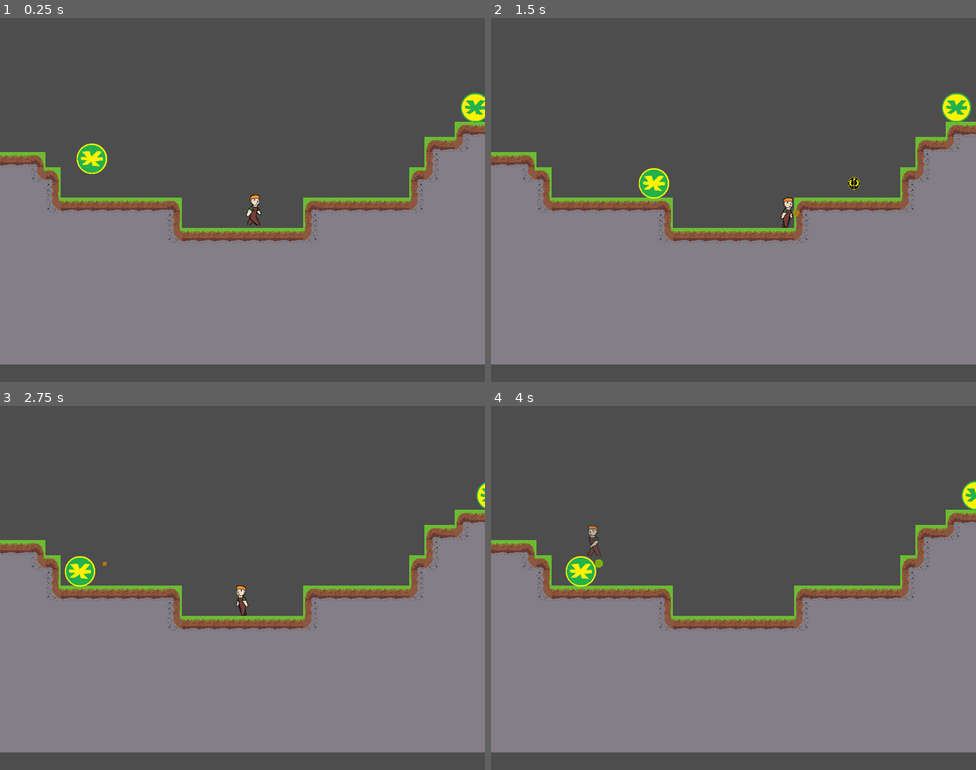
Above: before the commit, frames 1-4 (two rows, left to right).
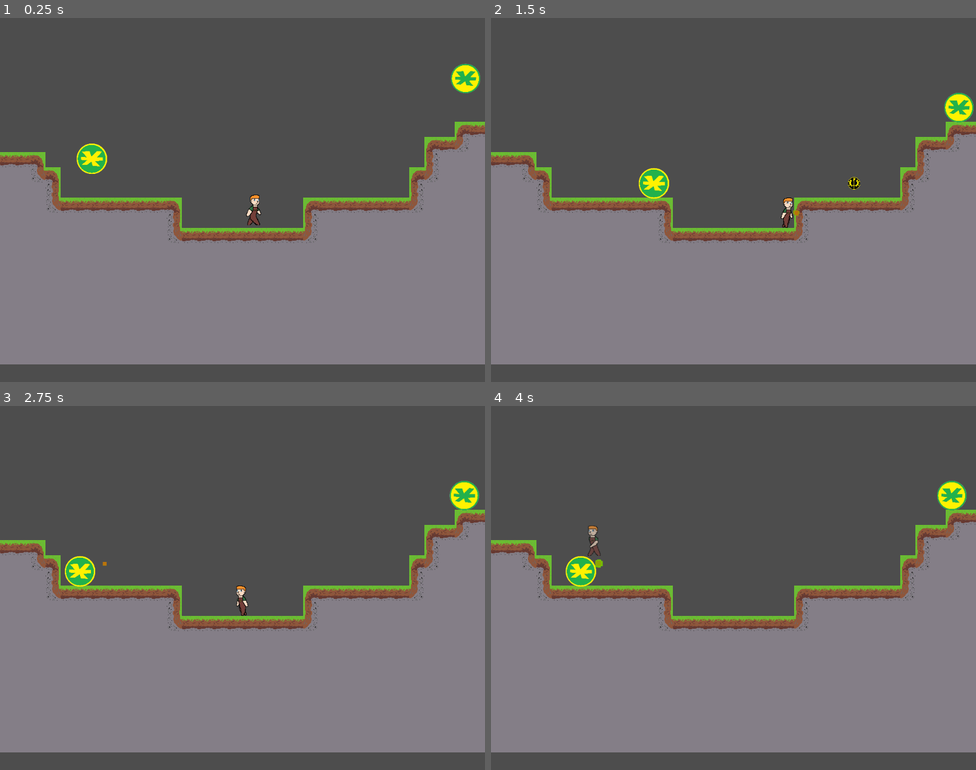
Above: after the commit, the same moments.

Repository: zac112/HeroFarmer
Game: Godot game, scene res://Assets/Platform/level_test.tscn
Two runs of this game, one before a commit and one after it. Both use one fixed random seed, a clock stepped at 60 frames per second and the inputs below. This scene is started directly instead of the project's main scene. The engine's default icon, where the game draws it, is replaced by a stand-in: a white triangle on a blue panel in a dark square.
Inputs:
- Up to frame 1 (0.25 s): no input
- Up to frame 2 (1.5 s): tap Enter at 0.5 s; hold Space (Farm_action) 0.53-1.28 s; hold D (Farm_right) from 0.53 s (still down); tap W (Farm_up) at 0.77 s; tap Space (Farm_action) at 1.35 s
- Up to frame 3 (2.75 s): tap W (Farm_up) at 1.52 s; release D (Farm_right) at 2.03 s; hold A (Farm_left) from 2.03 s (still down); hold Space (Farm_action) from 2.03 s (still down)
- Up to frame 4 (4 s): keep holding A (Farm_left); release Space (Farm_action) at 2.78 s; tap Space (Farm_action) at 2.85 s; tap W (Farm_up) at 3.02, 3.77 s; hold Space (Farm_action) from 3.53 s (still down)

The runs differ from the first frame. In frame 1, 0.7% of the frame differs, in the area x 93-100%, y 12-29%; in frame 2, 0.2%; in frame 3, 0.5%; in frame 4, 0.5%.

Commit message:
Changed enemy melee behaviour

Diff:
--- a/Assets/Enemies/Enemy_melee.gd
+++ b/Assets/Enemies/Enemy_melee.gd
@@ -2,7 +2,7 @@
 
 const PLAYER_HURT = preload("res://Assets/Audio/01._damage_grunt_male.wav")
 
-const SPEED = 250
+const SPEED = 150
 const GRAVITY = 500
 var direction = 1
 
@@ -22,8 +22,12 @@
 @onready var ray_cast_down_left = $RayCastDownLeft
 @onready var ray_cast_down_right = $RayCastDownRight
 
+var can_follow = true
+
 func _physics_process(delta):
-	if following:
+	if !can_follow:
+		velocity.x = move_toward(velocity.x, 0, SPEED)
+	elif following:
 		if player.position.x - position.x > 0:
 			direction = 1
 		elif player.position.x - position.x < 0:
@@ -36,7 +40,8 @@
 
 		velocity.x = direction * SPEED
 
-	velocity.y = GRAVITY
+	if !is_on_floor():
+		velocity.y += GRAVITY * delta
 
 	move_and_slide()
 
@@ -62,6 +67,11 @@
 	if body.has_method("take_damage"):
 		SfxHandler.play(PLAYER_HURT, get_tree().current_scene)
 		body.take_damage()
+		can_follow = false
+		velocity.x = direction * -1 * 1500
+		velocity.y = -200
+		$FollowCooldown.start()
+		move_and_slide()
 
 
 		colliding = true
@@ -85,3 +95,8 @@
 			print("Get seed")
 
 		queue_free()
+
+
+
+func _on_follow_cooldown_timeout():
+	can_follow = true
--- a/Assets/Enemies/Enemy_melee.tscn
+++ b/Assets/Enemies/Enemy_melee.tscn
@@ -63,7 +63,11 @@
 volume_db = 10.351
 max_distance = 444.0
 
+[node name="FollowCooldown" type="Timer" parent="."]
+wait_time = 2.0
+
 [connection signal="body_entered" from="PlayerDetection" to="." method="_on_player_detection_body_entered"]
 [connection signal="body_exited" from="PlayerDetection" to="." method="_on_player_detection_body_exited"]
 [connection signal="body_entered" from="PlayerCollision" to="." method="_on_player_collision_body_entered"]
 [connection signal="body_exited" from="PlayerCollision" to="." method="_on_player_collision_body_exited"]
+[connection signal="timeout" from="FollowCooldown" to="." method="_on_follow_cooldown_timeout"]
